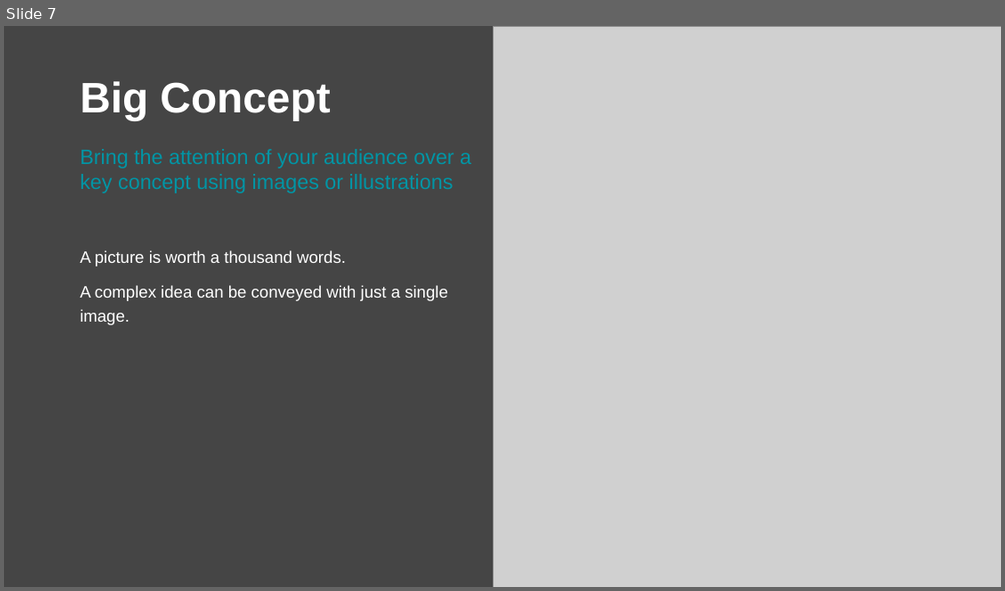
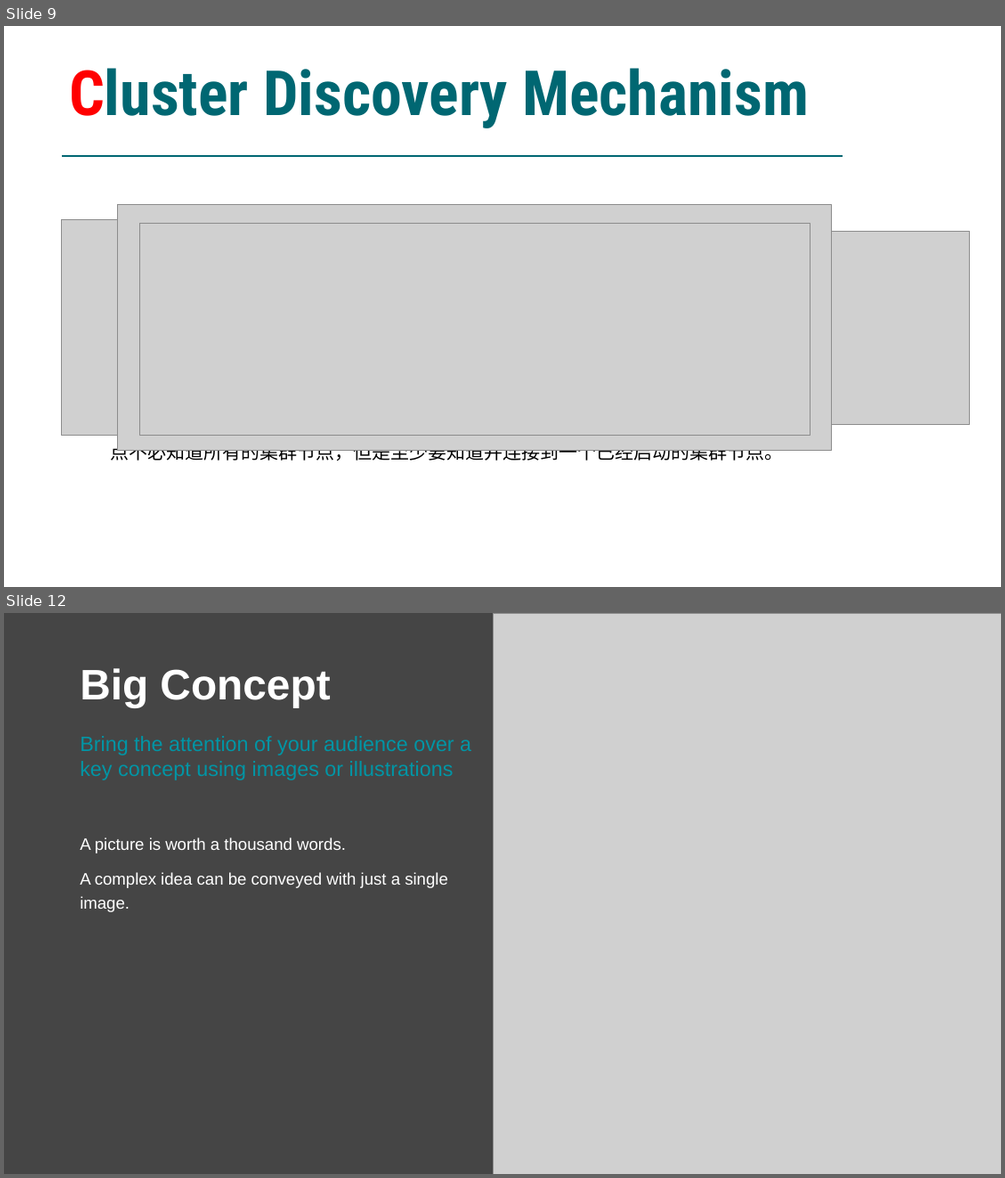
Before and after one commit to DamienJScott/TRAINING-HAZELCAST-SAMPLE, a slide deck: Presentation/Hazelcast-Damien.pptx. Shown one above the other, each under a label of ours: slide 7 before the commit, slides 9 and 12 after it; the slides between them are not shown. The pictures are 1005x591 and 1005x1178 pixels, drawn with LibreOffice and Linux fonts; fonts in the diff are those of the drawing; grey boxes stand for pictures; background and template pictures are left out. Boxes give left, top, right and bottom in pixels: in the first picture for what was removed or moved away, otherwise in the second. Text is boxed around its words. In the diff, an @@ line names an element or a change of style, - is before the commit and + after.

```diff
--- a/Presentation/Hazelcast-Damien.pptx
+++ b/Presentation/Hazelcast-Damien.pptx
@@ slide 9 added at (4, 26, 1001, 587), background #FFFFFF @@
@@ text added at (69, 68, 809, 128), 60 pt, text #006772, bold @@
+Cluster Discovery Mechanism
@@ line added from (62, 155) to (843, 155), #006772 1.5 pt @@
@@ text added at (110, 200, 837, 464), 18 pt, text #000000 @@
+TCPIP
+在使用TCP/IP协议来组建集群。当使用TCP/IP来组建新集群时，第一个节点必须将所有要加入集群的节点IP地址添加到对应列表中。在集群已经运行之后，新加入的节点不必知道所有的集群节点，但是至少要知道并连接到一个已经启动的集群节点。
@@ picture added at (118, 205, 832, 450) @@
@@ picture added at (62, 220, 469, 435) @@
@@ picture added at (139, 224, 809, 435) @@
@@ picture added at (493, 231, 970, 424) @@
@@ what was slide 7 is now slide 12 @@
```
Also in this commit, not shown: 6 slides changed, 4 other slides added.
